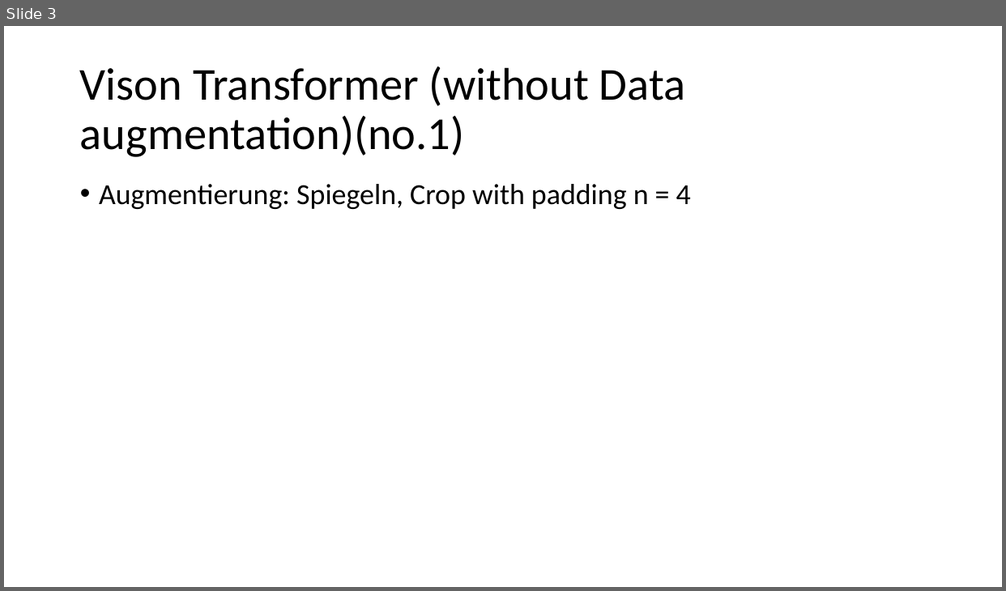
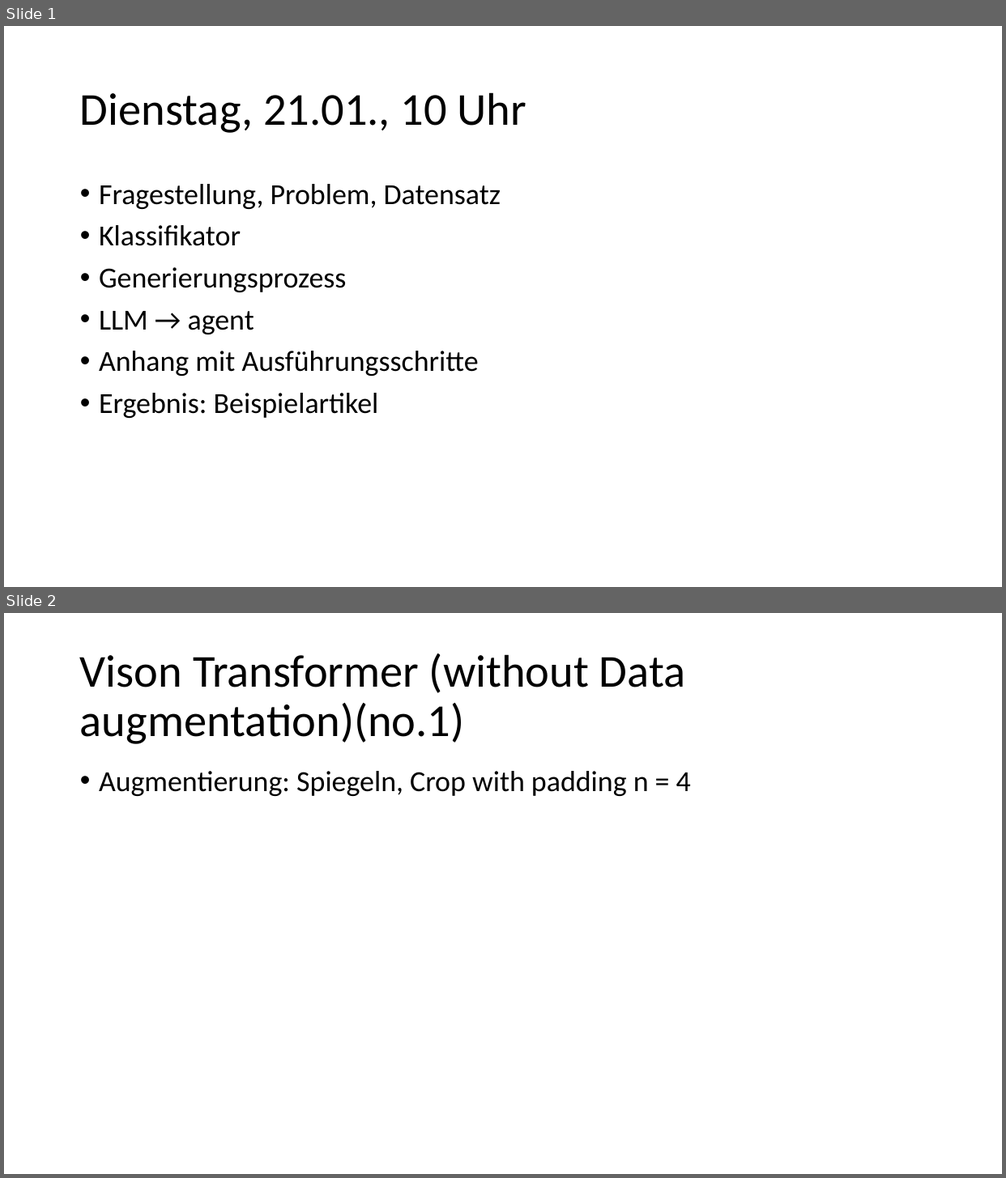
Before and after one commit to ChiaraPerocco/ADL-Project, a slide deck: Präsentation1 (3).pptx. Shown one above the other, each under a label of ours: slide 3 before the commit, slides 1 and 2 after it. The pictures are 1006x591 and 1006x1178 pixels, drawn with LibreOffice and Linux fonts; fonts in the diff are those of the drawing. Boxes give left, top, right and bottom in pixels: in the first picture for what was removed or moved away, otherwise in the second. Text is boxed around its words. In the diff, an @@ line names an element or a change of style, - is before the commit and + after.

Commit message:
llm agent and diffusion model modifications

```diff
--- a/Präsentation1 (3).pptx
+++ b/Präsentation1 (3).pptx
@@ slide 1 added at (4, 26, 1002, 587), background #FFFFFF @@
@@ title added at (80, 92, 526, 133), 44 pt, text #000000 @@
+Dienstag, 21.01., 10 Uhr
@@ text added at (99, 184, 501, 418), 28 pt, text #000000 @@
+• Fragestellung, Problem, Datensatz
+• Klassifikator
+• Generierungsprozess
+• LLM → agent
+• Anhang mit Ausführungsschritte
+• Ergebnis: Beispielartikel
@@ what was slide 3 is now slide 2 @@
```
Also in this commit, not shown: 1 other slide added, 3 slides removed, 10 other files.
